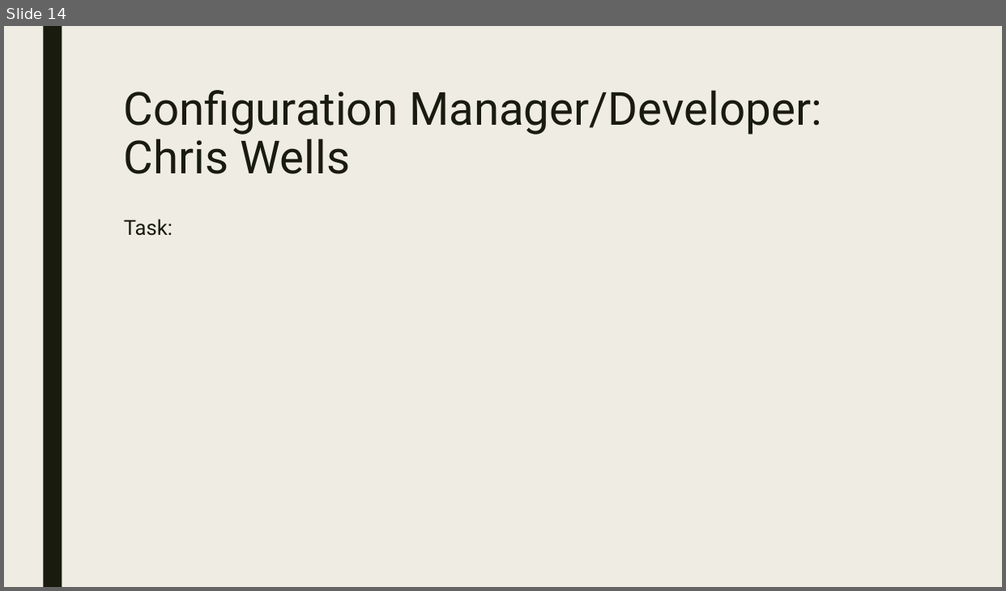
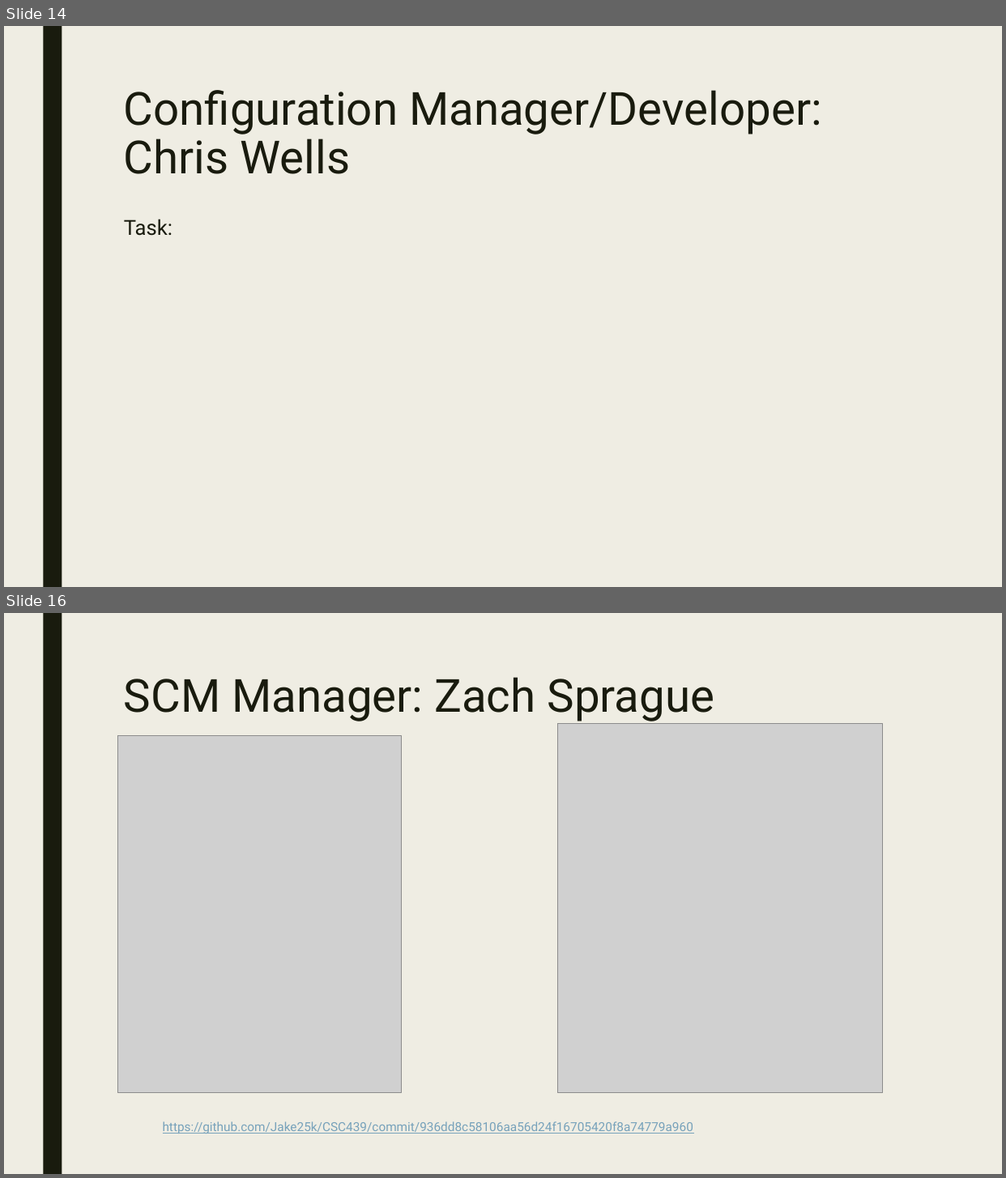
Before and after one commit to Jake25k/CSC439, a slide deck: PowerPoint Slides/csc439_sprint3_final.pptx. Shown one above the other, each under a label of ours: slide 14 before the commit, slides 14 and 16 after it; the slides between them are not shown. The pictures are 1006x591 and 1006x1178 pixels, drawn with LibreOffice and Linux fonts; fonts in the diff are those of the drawing; grey boxes stand for pictures. Boxes give left, top, right and bottom in pixels: in the first picture for what was removed or moved away, otherwise in the second. Text is boxed around its words. In the diff, an @@ line names an element or a change of style, - is before the commit and + after.

```diff
--- a/PowerPoint Slides/csc439_sprint3_final.pptx
+++ b/PowerPoint Slides/csc439_sprint3_final.pptx
@@ slide 16 added at [4,613,1002,1174], background #EFEDE3; not listed: 1 template element that a slide beside it also shows @@
@@ title added at [124,677,715,722], 44 pt, text #191B0E @@
+SCM Manager: Zach Sprague
@@ picture added at [558,724,884,1093] @@
@@ picture added at [117,736,402,1093] @@
@@ text added at [163,1122,693,1134], 12 pt, text #77A2BB, underline @@
+https://github.com/Jake25k/CSC439/commit/936dd8c58106aa56d24f16705420f8a74779a960
```
Also in this commit, not shown: 1 slide changed, 1 other slide added.
